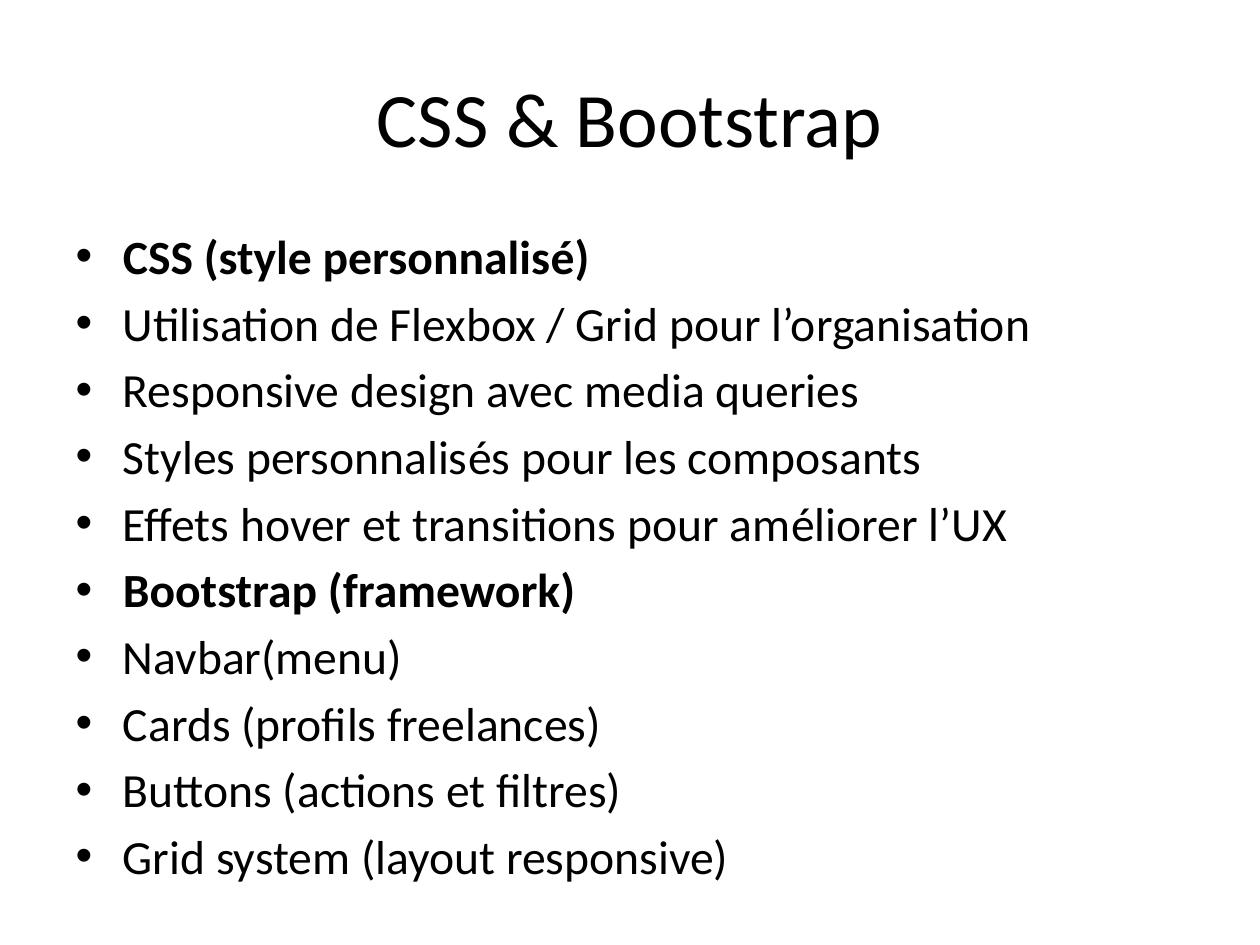
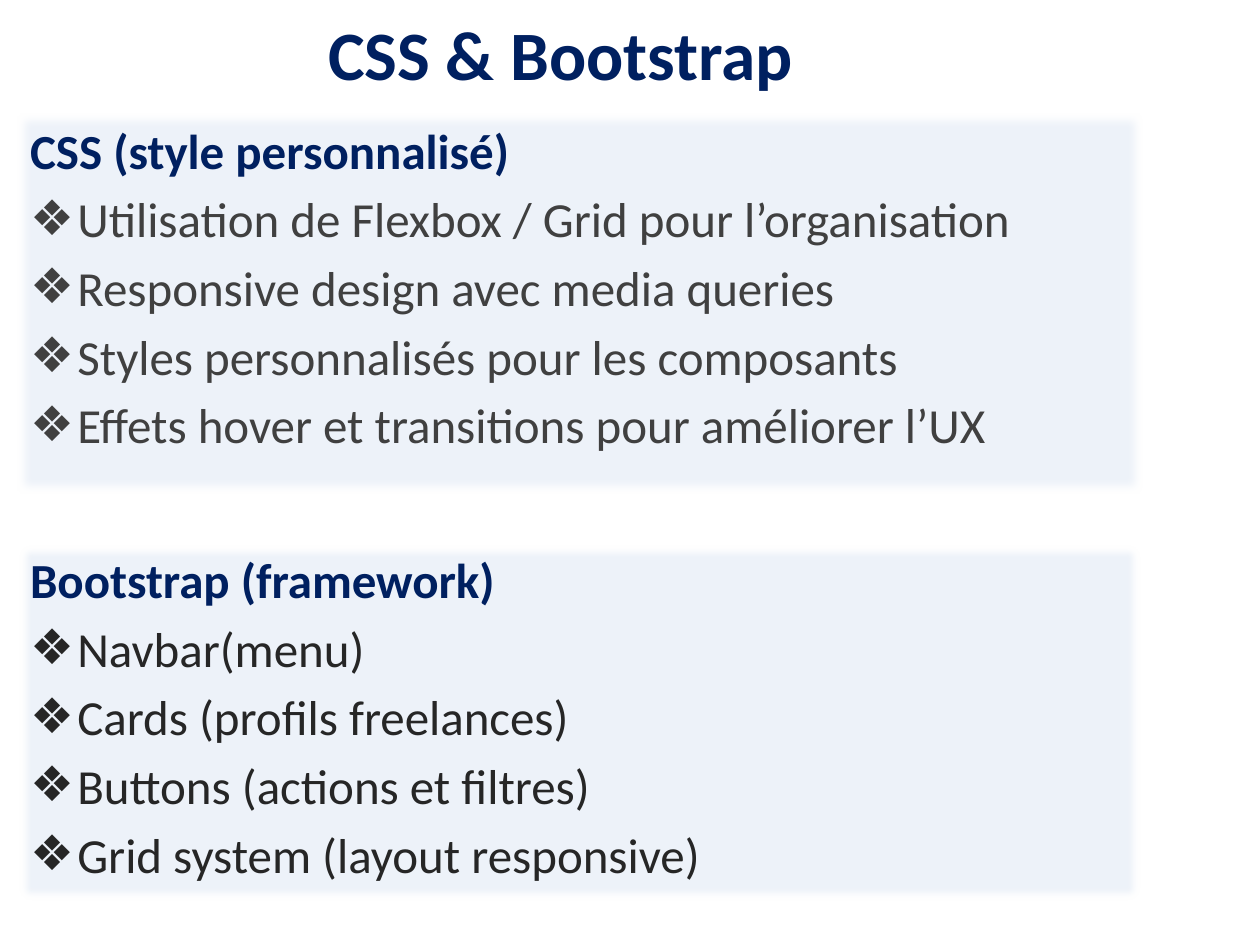
Before and after one commit to sophiesticated221/TIMERA-OUMOULKHAIRI-AfriTalent, a slide deck: slide 9 of docs/TIMERA_OUMOULKHAIRI_Presentation.pptx. Drawn at 1260x945 pixels with LibreOffice and Linux fonts; fonts in the diff are those of the drawing. Boxes give left, top, right and bottom in pixels: in the first picture for what was removed or moved away, otherwise in the second. Text is boxed around its words. In the diff, an @@ line names an element or a change of style, - is before the commit and + after.

```diff
--- a/docs/TIMERA_OUMOULKHAIRI_Presentation.pptx
+++ b/docs/TIMERA_OUMOULKHAIRI_Presentation.pptx
@@ title "CSS & Bootstrap": place and size @@
-title "CSS & Bootstrap" at (377,97,882,160)
+title "CSS & Bootstrap" at (328,34,793,91)
@@ title "CSS & Bootstrap" at (328,34,793,91): size 44 to 39.6 pt, text colour #000000 to #002060, bold on @@
@@ text "CSS (style personnalisé)": place and size @@
-text "CSS (style personnalisé)" at (123,239,1030,814)
+text "CSS (style personnalisé)" at (30,133,1010,451)
@@ text "CSS (style personnalisé)" at (30,133,1010,451): size 27.2 to 28 pt; text colour #000000 to #002060 in "CSS (style personnalisé)"; text colour #000000 to #404040 in "Utilisation de Flexbox / Grid pour l’organisation", "Responsive design avec media queries", "Styles personnalisés pour les composants", "Effets hover et transitions pour améliorer l’UX"; bullet • to none; bullet • to ❖ @@
@@ text added at (30,562,699,881), 28 pt, text #262626 @@
+Bootstrap (framework)
+❖ Navbar(menu)
+❖ Cards (profils freelances)
+❖ Buttons (actions et filtres)
+❖ Grid system (layout responsive)
@@ text at (123,572,622,814): paragraphs removed @@
-• Bootstrap (framework)
-• Navbar(menu)
-• Cards (profils freelances)
-• Buttons (actions et filtres)
-• Grid system (layout responsive)
```
Also in this commit, not shown: 14 other slides changed.
